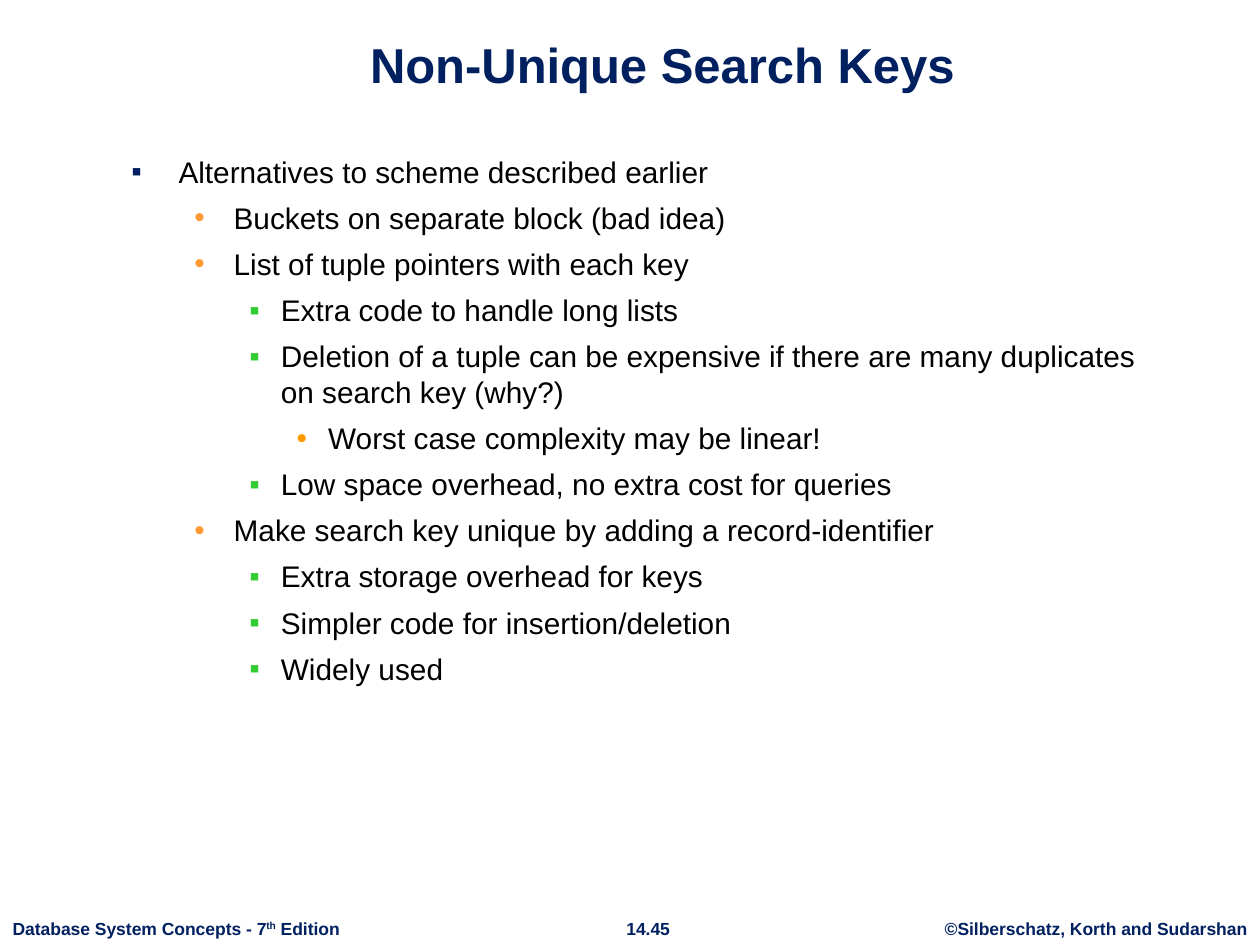
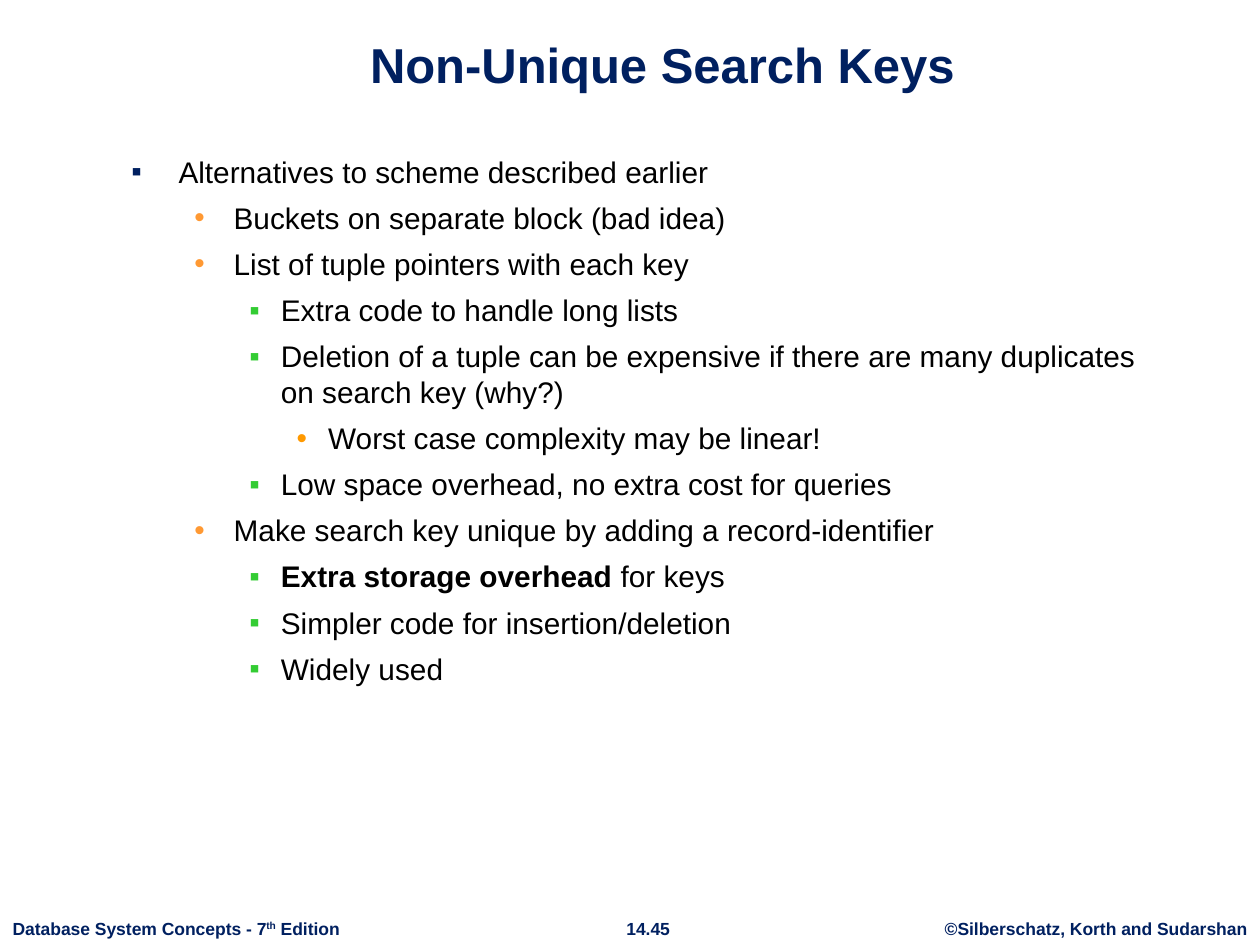
Before and after one commit to rizveeredwan/course-contents, a slide deck: slide 45 of CSE-3104/Slides/ch14.pptx. Drawn at 1260x945 pixels with LibreOffice and Linux fonts; fonts in the diff are those of the drawing; background and template pictures are left out. Boxes give left, top, right and bottom in pixels: in the first picture for what was removed or moved away, otherwise in the second. Text is boxed around its words. In the diff, an @@ line names an element or a change of style, - is before the commit and + after.

```diff
--- a/CSE-3104/Slides/ch14.pptx
+++ b/CSE-3104/Slides/ch14.pptx
@@ text at (281,565,725,593): bold on in "Extra storage overhead" @@
```
Also in this commit, not shown: 5 other slides changed, 1 slide added, 1 other file.
